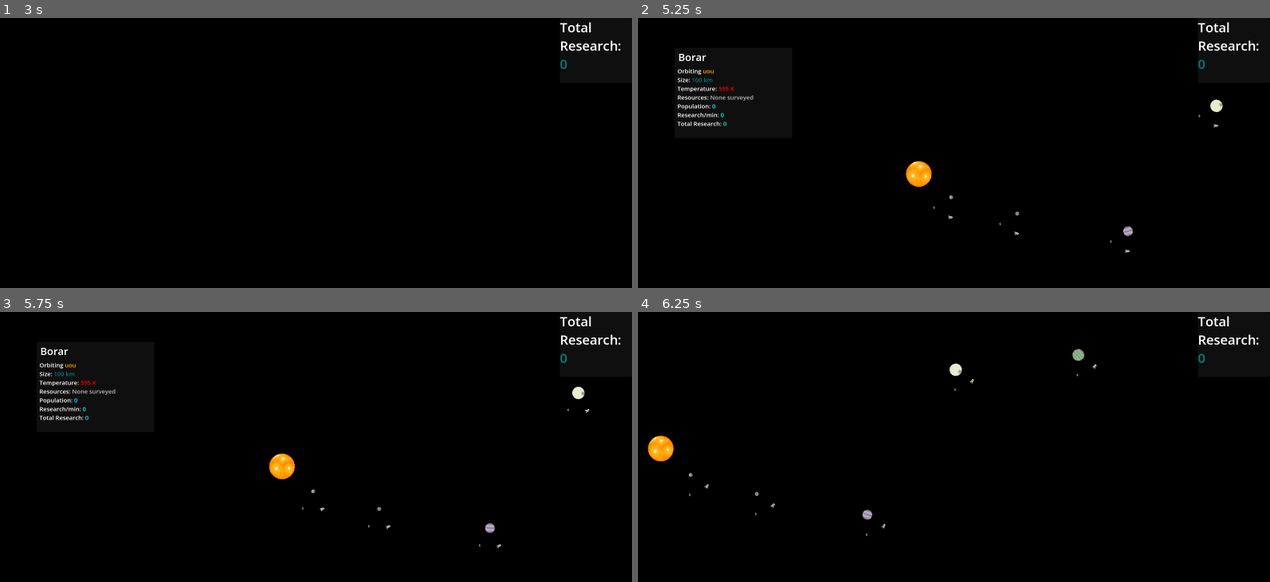
Above: before the commit, frames 1-4 (two rows, left to right).
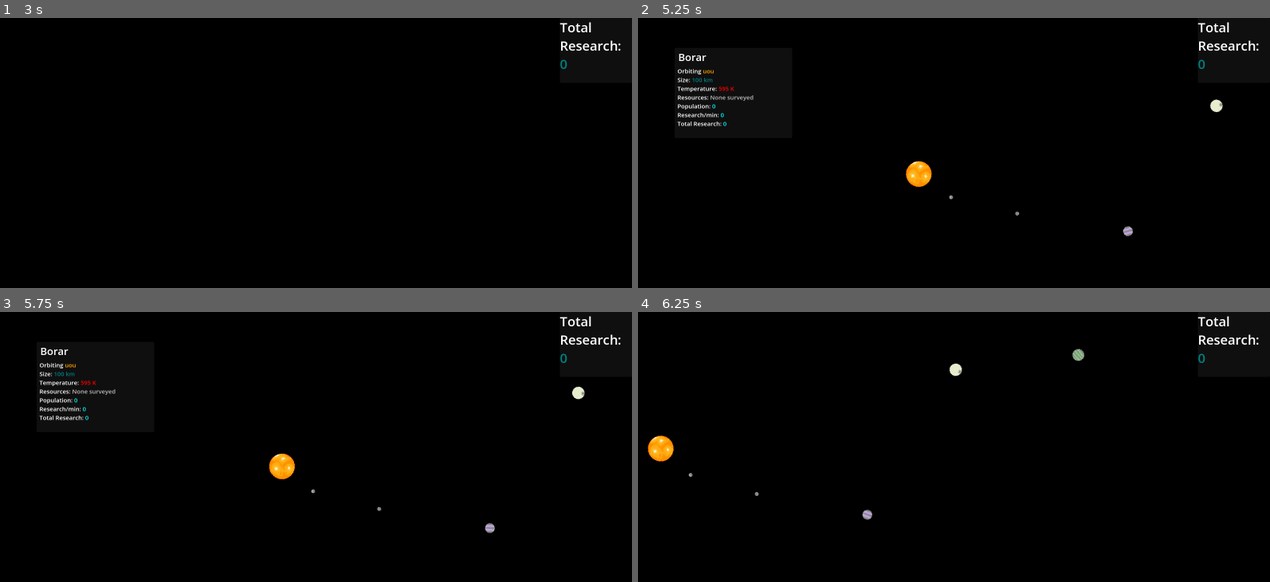
Above: after the commit, the same moments.

Repository: matthman2019/cac-space-game
Game: Godot game, scene res://entities/scenes/GAME.tscn
Same seed, same stepped clock (60 frames per second), same inputs: the game is played once before the commit and once after it. This scene is started directly instead of the project's main scene.
Inputs (mouse positions are in pixels of both pictures, inside the frame that each line leads up to):
- Up to frame 1 (3 s): tap Enter at 0.5, 2 s; move the mouse to (284, 269) at 0.52 s; click (284, 269) at 0.67 s; tap Space at 1.25, 2.75 s; drag from (505, 250) to (284, 269) at 1.27 s; move the mouse to (120, 142) at 2.02 s; click (120, 142) at 2.17 s; drag from (347, 196) to (120, 142) at 2.77 s
- Up to frame 2 (5.25 s): tap Enter at 3.5 s; move the mouse to (852, 107) at 3.52 s; click (852, 107) at 3.67 s; tap Space at 4.25 s; drag from (1093, 180) to (852, 107) at 4.27 s; move the mouse to (1042, 201) at 5.02 s; click (1042, 201) at 5.17 s
- Up to frame 3 (5.75 s): no input
- Up to frame 4 (6.25 s): drag from (1017, 509) to (821, 509) at 5.77 s

Frame 1 is identical in both runs. In frame 2, less than 0.1% of the frame differs, in the area x 46-92%, y 35-88%; in frame 3, less than 0.1%; in frame 4, less than 0.1%, in the area x 8-73%, y 19-84%.

Commit message:
Added Orbitals more completely
When you settle, you get a sky city orbiting the planet that you settled on.
Planets now have UIDs! Stars should too, but it is untested.

Diff:
--- a/entities/scenes/planet.tscn
+++ b/entities/scenes/planet.tscn
@@ -4,8 +4,6 @@
 [ext_resource type="Shader" uid="uid://3dyi6xpnjufd" path="res://entities/shaderScripts/planetShader.gdshader" id="2_7afow"]
 [ext_resource type="Texture2D" uid="uid://ba4umu0vt1u78" path="res://assets/planets/Gray Gas 30 by 30.png" id="3_50shw"]
 [ext_resource type="Script" uid="uid://c8u462c3cu5we" path="res://entities/scripts/planetScripts/shaded_planet_sprite_test.gd" id="4_lf4du"]
-[ext_resource type="PackedScene" uid="uid://t15cwfowmsgc" path="res://entities/scenes/rocket.tscn" id="5_50shw"]
-[ext_resource type="PackedScene" uid="uid://chwvd71rtqtdh" path="res://entities/scenes/orbital.tscn" id="6_lf4du"]
 
 [sub_resource type="ShaderMaterial" id="ShaderMaterial_58407"]
 shader = ExtResource("2_7afow")
@@ -25,9 +23,3 @@
 
 [node name="CollisionShape2D" type="CollisionShape2D" parent="Area2D" unique_id=480262202]
 shape = SubResource("CircleShape2D_nktd4")
-
-[node name="Rocket" parent="." unique_id=1006317392 instance=ExtResource("5_50shw")]
-
-[node name="Orbital" parent="." unique_id=974692253 instance=ExtResource("6_lf4du")]
-
-[editable path="Rocket"]
--- a/entities/scripts/ChoosePlanetMap.gd
+++ b/entities/scripts/ChoosePlanetMap.gd
@@ -77,8 +77,8 @@
 	solarSys.fromDict(livableSystem)
 
 
-# Writes the settled planet's updated population back into the full save file.
-func saveSettledPlanet(planet: Planet) -> void:
+## Writes the settled planet's updated population back into the full save file.
+func saveSettledPlanet(planet: Planet, orbital: Orbital) -> void:
 	var saveString = FileAccess.get_file_as_string(SAVE_PATH)
 	if saveString.is_empty():
 		return
@@ -86,6 +86,7 @@
 	if not saveData:
 		return
 
+	# save planet
 	for systemDict in saveData["systems"]:
 		if str_to_var(systemDict["starName"]) == planet.planetStarName:
 			for pDict in systemDict["planetList"]:
@@ -93,6 +94,8 @@
 					pDict["currentPop"] = var_to_str(planet.currentPop)
 					break
 			break
+	# save orbital
+	saveData["orbitals"].append(orbital.toDict())
 
 	var saveFile = FileAccess.open(SAVE_PATH, FileAccess.WRITE)
 	if saveFile:
@@ -100,7 +103,6 @@
 		saveFile.close()
 	else:
 		push_error("Could not write settled planet back to save file!")
-
 
 # Called when the node enters the scene tree for the first time.
 func _ready() -> void:
@@ -118,6 +120,7 @@
 	get_viewport().get_camera_2d().connect("planetClicked", discussPlanet)
 	await dialog.dialog(dialog.boi, "Alright, let's choose a planet!")
 	await dialog.dialog(dialog.clunk, "Click on a planet to see what it's like! Make sure to check out every planet!")
+
 
 
 func kelvinToFahrenheit(kelvin : float) -> float:
@@ -157,7 +160,8 @@
 	else:
 		await dialog.dialog(dialog.boi, "Ok then! Let's settle here.")
 		planet.currentPop += 1000
-		saveSettledPlanet(planet)
+		var newOrbital = planet.addOrbital(Orbital.skyCity)
+		saveSettledPlanet(planet, newOrbital)
 		await dialog.dialog(dialog.clunk, "Welcome to {0}! Your 1,000 explorers are ready to settle.".format([planet.planetName]))
 		await dialog.dialog(dialog.boi, "You chose well. This planet sits in the habitable zone — between 273K and 373K.")
 		await dialog.dialog(dialog.clunk, "That's the temperature range where liquid water exists. And where there's water, there can be life!")
--- a/entities/scripts/SaveLoadUtil.gd
+++ b/entities/scripts/SaveLoadUtil.gd
@@ -46,15 +46,26 @@
 
 
 class StarData:
+	static var runningStarID := 0
+	static func _nextStarID():
+		runningStarID += 1
+		return runningStarID
 	var name: String = "Star"
 	var color: Color = Color.WHITE
 	var size: float = 1.0
+	var uid: int = 0
 	func _init(starName: String, starColor: Color, starSize: float):
 		name = starName
 		color = starColor
 		size = starSize
+		uid = _nextStarID()
+
 
 class PlanetData:
+	static var runningPlanetID := 0
+	static func _nextPlanetID():
+		runningPlanetID += 1
+		return runningPlanetID
 	var name: String = 'Unknown'
 	var size: int = 0
 	var order: int = 1
@@ -69,6 +80,7 @@
 	var orbitSpeed = (1.0 / sqrt(orbitSize / 100.0)) / 10.0
 	var spinSpeed: float = 1
 	var textureID: int = 0
+	var uid: int = 0
 	func _init(planetName: String, planetSize: int, systemOrder: int, planetResources: Array, planetStarName: String,
 	planetCurrentPop: int, planetResearchSec: int, planetTotalResearch: int, darkColorVec : Vector3, lightColorVec : Vector3,
 	planetTextureID : int):
@@ -84,6 +96,7 @@
 		darkColor = darkColorVec
 		lightColor = lightColorVec
 		textureID = planetTextureID
+		uid = _nextPlanetID()
 
 class System:
 	var location: Vector2 = Vector2(0, 0)
--- /dev/null
+++ b/entities/scripts/UidTracker.gd
@@ -0,0 +1,9 @@
+extends Node
+
+var planetUidTracker : Dictionary[int, Planet] = {}
+
+func registerPlanet(planet : Planet):
+	planetUidTracker[planet.uid] = planet
+
+func getPlanet(uid : int):
+	return planetUidTracker[uid]
--- a/entities/scripts/orbital.gd
+++ b/entities/scripts/orbital.gd
@@ -1,22 +1,29 @@
 class_name Orbital extends Node2D
 
+@onready var sprite : Sprite2D = $Sprite2D
 
-@export_custom(PROPERTY_HINT_SAVE_FILE, "save") var planetParent : Planet = null
+@export_custom(PROPERTY_HINT_SAVE_FILE, "save") var planetParentUid : int = 0
+var planetParent : Planet = null # convienient, but not saved
 @export_custom(PROPERTY_HINT_SAVE_FILE, "save") var theta : float = 0
 @export_custom(PROPERTY_HINT_SAVE_FILE, "save") var omega : float = 1
 @export_custom(PROPERTY_HINT_SAVE_FILE, "save") var orbitDistance : float = 50
+
+static var skyCity = preload("res://assets/orbitals/SkyCity.png")
+static var sRocket = preload("res://assets/orbitals/SRocket.png")
+static var mRocket = preload("res://assets/orbitals/MRocket.png")
+static var lRocket = preload("res://assets/orbitals/LRocket.png")
 
 # Called when the node enters the scene tree for the first time.
 func _ready() -> void:
 	var potentialParent = get_parent()
 	if potentialParent is Planet:
-		planetParent = potentialParent
+		planetParentUid = potentialParent.uid
 
 
 
 # Called every frame. 'delta' is the elapsed time since the previous frame.
 func _process(delta: float) -> void:
-	if not planetParent:
+	if not planetParentUid:
 		return
 	theta += omega * delta
 	global_position = planetParent.global_position + (orbitDistance * Vector2(sin(theta), cos(theta)))
@@ -37,3 +44,6 @@
 		if key == "type":
 			continue
 		set(key, str_to_var(dict[key]))
+
+func setTexture(texture : Texture2D):
+	$Sprite2D.texture = texture
--- a/entities/scripts/planetScripts/Planet.gd
+++ b/entities/scripts/planetScripts/Planet.gd
@@ -6,8 +6,8 @@
 
 @onready var sprite: Sprite2D = $ShadedPlanet
 @onready var gui = get_tree().get_first_node_in_group("planet_info_gui")
-@onready var orbitalScene = preload("res://entities/scenes/orbital.tscn")
-@onready var rocketScene = preload("res://entities/scenes/rocket.tscn")
+var orbitalScene = preload("res://entities/scenes/orbital.tscn")
+var rocketScene = preload("res://entities/scenes/rocket.tscn")
 
 # --- PLANET DATA ---
 @export_custom(PROPERTY_HINT_SAVE_FILE, "save") var planetName: String = "Unknown"
@@ -22,6 +22,7 @@
 @export_custom(PROPERTY_HINT_SAVE_FILE, "save") var darkColor: Vector3 = Vector3.ZERO
 @export_custom(PROPERTY_HINT_SAVE_FILE, "save") var lightColor: Vector3 = Vector3.ONE
 @export_custom(PROPERTY_HINT_SAVE_FILE, "save") var textureID : int = 0
+@export_custom(PROPERTY_HINT_SAVE_FILE, "save") var uid: int = 0
 # orbitals are not saved in planets
 var orbitalList : Array[Orbital] = []
 
@@ -63,6 +64,9 @@
 		lightColor = pData.lightColor
 		sprite.setColors(darkColor, lightColor) # this must be run on setup()
 		textureID = pData.textureID
+		uid = pData.uid
+
+	UidTracker.registerPlanet(self)
 
 func _process(delta: float) -> void:
 	angle += orbitSpeed * delta
@@ -131,10 +135,6 @@
 	if gui != null:
 		gui.visible = false
 
-func addOrbitalFromDict(orbitalDict : Dictionary):
-	if orbitalDict["type"] == "orbital":
-		pass
-
 func toDict():
 	var returnDict = {}
 	for property in get_property_list():
@@ -146,5 +146,18 @@
 
 func fromDict(dict : Dictionary):
 	for key in dict.keys():
-		if key == "orbitalList": continue
+		if key == "orbitalList":
+			continue
 		set(key, str_to_var(dict[key]))
+		if key == "uid":
+			UidTracker.registerPlanet(self)
+
+# for ease
+func addOrbital(texture : Texture2D) -> Orbital:
+	var newOrbital : Orbital = orbitalScene.instantiate()
+	newOrbital.planetParent = self
+	newOrbital.planetParentUid = self.uid
+	newOrbital.setTexture(texture)
+	add_child(newOrbital)
+	orbitalList.append(newOrbital)
+	return newOrbital
--- a/entities/scripts/systemScripts/solar_system.gd
+++ b/entities/scripts/systemScripts/solar_system.gd
@@ -16,6 +16,7 @@
 
 @export_custom(PROPERTY_HINT_SAVE_FILE, "save") var rotationSpeed: float
 @export_custom(PROPERTY_HINT_SAVE_FILE, "save") var starName: String = ""
+@export_custom(PROPERTY_HINT_SAVE_FILE, "save") var uid: int = 0
 
 func _process(delta: float) -> void:
 	starSprite.rotation += rotationSpeed * delta
@@ -35,6 +36,7 @@
 		return
 
 	starName = system.stars[0].name
+	uid = system.stars[0].uid
 	print("generated star " + starName)
 	starSprite.modulate = system.stars[0].color
 	var s = STAR_BASE_SCALE + system.stars[0].size * STAR_SIZE_SCALE
--- a/entities/scripts/systemScripts/system_map.gd
+++ b/entities/scripts/systemScripts/system_map.gd
@@ -37,13 +37,13 @@
 	var saveDict : Dictionary = JSON.parse_string(saveString)
 	if not saveDict:
 		push_error("Failed to parse save file: " + saveLocation)
-
 	for system in saveDict["systems"]:
 		var solarSys = solarSystemScene.instantiate()
 		add_child(solarSys)
 		solarSys.fromDict(system)
 	for orbital in saveDict["orbitals"]:
-		break ## Add this
+		var orbitalUid = str_to_var(orbital["planetParentUid"])
+		UidTracker.getPlanet(orbitalUid).addOrbital(Orbital.skyCity)
 
 	_focusSettledSystem()
 
--- a/project.godot
+++ b/project.godot
@@ -21,6 +21,7 @@
 PlanetTextureLoader="*uid://pi6ch0csxyx7"
 InitDirectories="uid://bnu6emv8jx50x"
 SaveLoadUtil="*uid://ljrnpxc4iww"
+UidTracker="*uid://w3om4yfg5e8j"
 
 [display]
 
Not shown, added: entities/scripts/UidTracker.gd.uid
